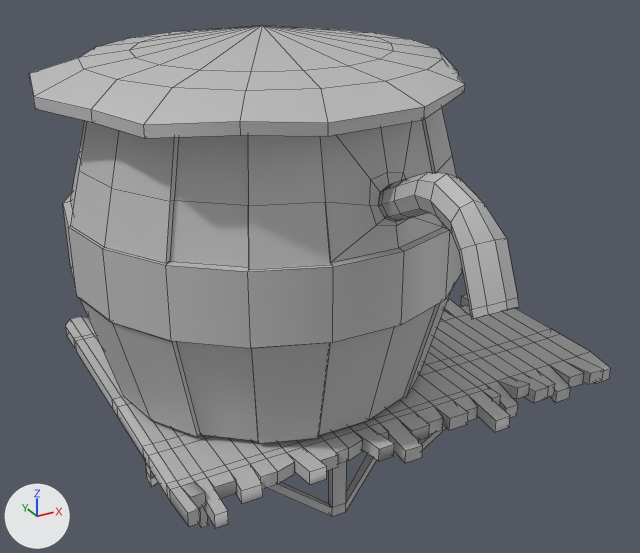
The FBX model Models/GhostCowboy/Tower/water tower/ghostWestern_tower_waterTower_d0.fbx, before and after one commit.
One viewpoint serves both versions: a 50 mm lens placed at (-0.0358, -0.0756, 0.057), pointed at (0.0033, -0.0044, 0.0214). Arrows for +X, +Y and +Z are at lower left; the lights stay in place. Mesh edges are drawn as thin lines. Where no turn or scale is listed for an object, it has been applied to the vertices.

The first picture shows 'waterTower_base', 'waterTower_body', 'waterTower_legs'.
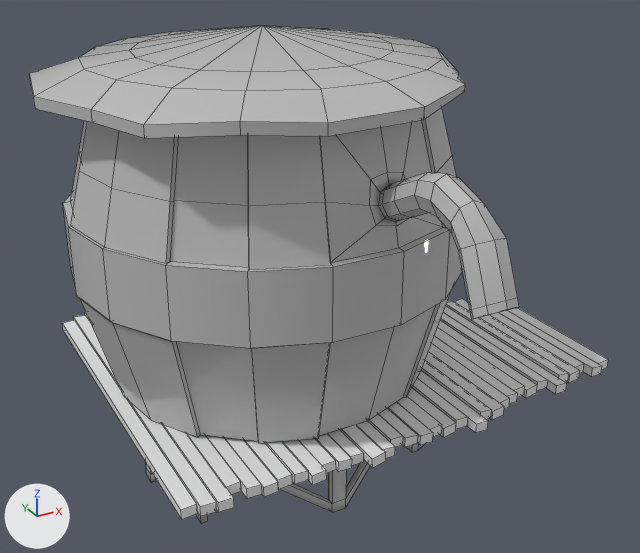
The newer file is also turned or shifted as a whole; pictures and numbers use the older file's frame.

Changed parts and their boxes [x1, y1, x2, y2] in the pictures (640 x 553 px; the box of a moved part takes in the faces that stretch with it):
```json
{"object": "waterTower_base", "change": "deleted", "before": [66, 295, 611, 528]}
{"object": "Default", "change": "added", "after": [62, 299, 608, 519]}
{"object": "waterTower_legs", "change": "reshaped", "before": [146, 426, 446, 528], "after": [146, 443, 424, 523]}
{"part": 1, "of": "me_mesh_001", "change": "moved or reshaped", "before": [146, 426, 446, 528], "after": [146, 443, 424, 523]}
{"part": 3, "of": "me_mesh_002", "change": "moved or reshaped", "before": [378, 184, 398, 222], "after": [378, 184, 398, 222]}
```

The change, as JSON lines over the scene's bpy script:
```json
{"op": "add", "block": "mat_initialshadinggroup1", "code": ["mat_initialshadinggroup1 = principled_material('initialShadingGroup1')", "mat_initialshadinggroup1.base_color = (0.5, 0.5, 0.5)  # grey #bcbcbc", "mat_initialshadinggroup1.roughness = 0.0"]}
{"op": "add", "block": "mat_default2", "code": ["mat_default2 = principled_material('Default2')", "mat_default2.base_color = (0.8, 0.8, 0.8)  # white #e7e7e7"]}
{"block": "me_mesh_002", "where": "# used by ob_watertower_body; location = (-0.0002, 0.0, 0.0)"}
{"op": "remove", "block": "me_mesh_002", "code": "me_mesh_002.from_pydata(...)  # 437 vertices, 450 faces; spans x -0.021..0.02, y -0.0325..0.0215, z 0.0106..0.0453"}
{"op": "remove", "block": "me_mesh_002", "code": "me_mesh_002.materials.append(mat_lambert1)  # grey #bcbcbc"}
{"op": "add", "block": "me_mesh_002", "code": "me_mesh_002.from_pydata(...)  # 429 vertices, 450 faces; spans x -0.021..0.02, y -0.0325..0.0215, z 0.0106..0.0453"}
{"block": "me_mesh_002", "change": "me_mesh_002 part 3"}
{"block": "me_mesh_002", "change": "8 vertices are removed from x 0.0018..0.0046, y -0.0179..-0.0168, z 0.0316..0.0344"}
{"block": "me_mesh_002", "change": "8 faces are deleted"}
{"block": "me_mesh_002", "change": "8 new faces join them"}
{"op": "add", "block": "me_mesh_002", "code": "me_mesh_002.materials.append(mat_initialshadinggroup1)  # grey #bcbcbc"}
{"block": "me_mesh_001", "where": "# used by ob_watertower_legs; location = (0.0, 0.0, 0.0)"}
{"op": "remove", "block": "me_mesh_001", "code": "me_mesh_001.from_pydata(...)  # 104 vertices, 96 faces; spans x -0.0147..0.0273, y -0.0142..0.0136, z 0.0001..0.0088"}
{"op": "add", "block": "me_mesh_001", "code": "me_mesh_001.from_pydata(...)  # 533 vertices, 96 faces; spans x -0.0212..0.0273, y -0.0325..0.0215, z 0.0006..0.0453"}
{"block": "me_mesh_001", "change": "me_mesh_001 part 1: 104 vertices removed from x -0.0147..0.0273, y -0.0142..0.0136, z 0.0001..0.0088; 137 vertices added at x -0.0162..0.0273, y -0.0153..0.0166, z 0.0006..0.0107"}
{"block": "me_mesh_001", "change": "me_mesh_001 part 2: the surface is now shaded smooth"}
{"op": "add", "block": "me_mesh_002_1", "code": ["me_mesh_002_1 = bpy.data.meshes.new('Mesh.002')", "me_mesh_002_1.from_pydata(...)  # 272 vertices, 204 faces; spans x -0.0174..0.0317, y -0.0208..0.0216, z 0.0086..0.0101", "me_mesh_002_1.materials.append(mat_default2)  # white #e7e7e7"]}
{"op": "remove", "block": "ob_watertower_base", "code": ["ob_watertower_base = bpy.data.objects.new('waterTower_base', me_mesh)", "ob_watertower_base.location = (0.0, 0.0, 0.0)"]}
{"op": "add", "block": "ob_default", "code": ["ob_default = bpy.data.objects.new('Default', me_mesh_002_1)", "ob_default.location = (0.0, 0.0006, 0.0006)"]}
```
